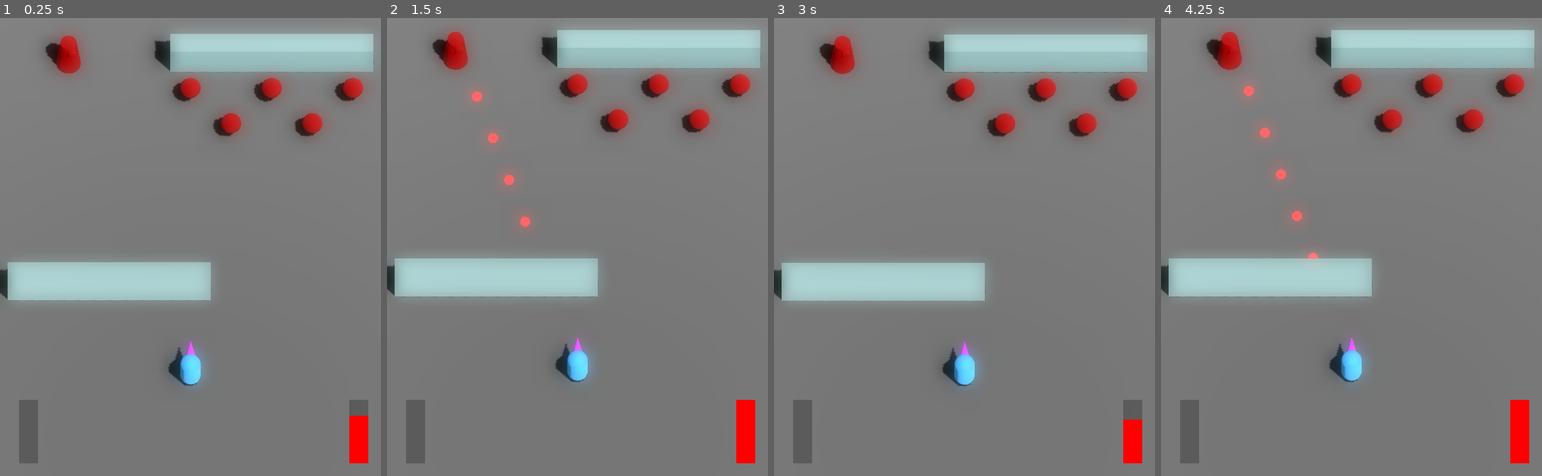
Above: before the commit, frames 1-4 (left to right).
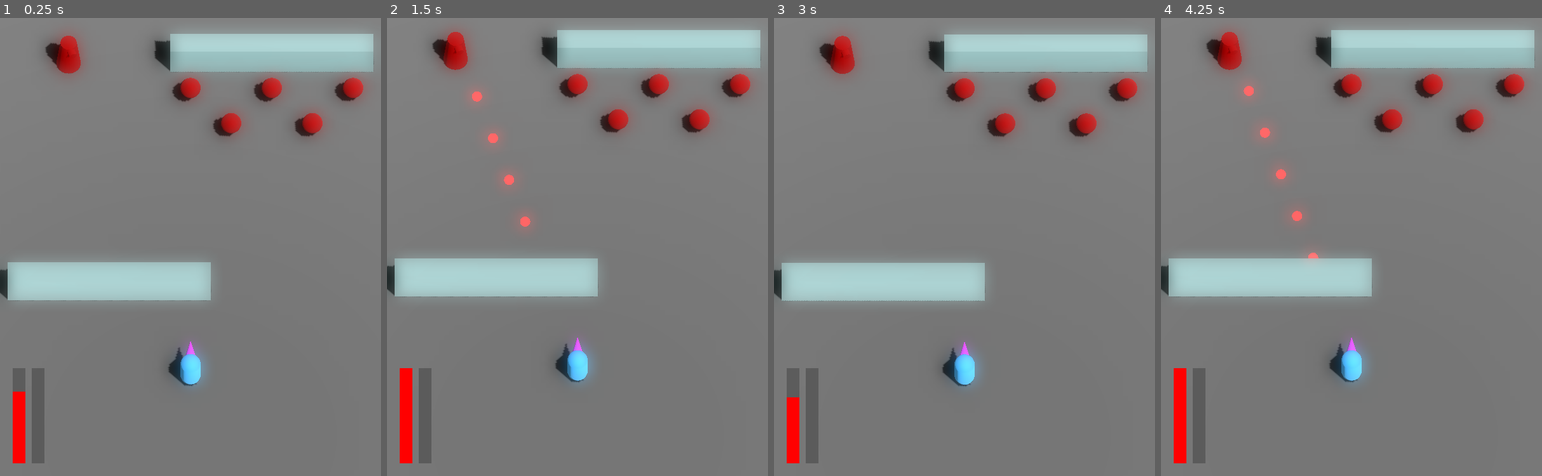
Above: after the commit, the same moments.

Repository: JackEvans24/bullet-absorb
Game: Godot game, scene res://scenes/main.tscn
Same seed, same stepped clock (60 frames per second), same inputs: the game is played once before the commit and once after it.
Inputs:
- Up to frame 1 (0.25 s): no input
- Up to frame 2 (1.5 s): no input
- Up to frame 3 (3 s): tap Enter at 2 s; tap Escape (restart) at 2.75 s
- Up to frame 4 (4.25 s): no input

The runs differ from the first frame. In frame 1, 2.1% of the frame differs, in the area x 3-97%, y 76-98%; in frame 2, 2.1%; in frame 3, 2.1%; in frame 4, 2.1%.

Commit message:
chore: change bar positioning

Diff:
--- a/scenes/hud.tscn
+++ b/scenes/hud.tscn
@@ -11,9 +11,9 @@
 anchors_preset = 3
 anchor_left = 1.0
 anchor_top = 1.0
-offset_left = -50.0
-offset_top = -120.0
-offset_right = -20.0
+offset_left = -580.0
+offset_top = -170.0
+offset_right = -560.0
 offset_bottom = -20.0
 grow_horizontal = 0
 grow_vertical = 0
@@ -22,9 +22,9 @@
 anchors_preset = 3
 anchor_left = 1.0
 anchor_top = 1.0
-offset_left = -570.0
-offset_top = -120.0
-offset_right = -540.0
+offset_left = -550.0
+offset_top = -170.0
+offset_right = -530.0
 offset_bottom = -20.0
 grow_horizontal = 0
 grow_vertical = 0
--- a/scripts/main.gd
+++ b/scripts/main.gd
@@ -14,7 +14,7 @@
 	player.power_count_changed.connect(hud._on_absorb_count_changed)
 	player.died.connect(hud._on_player_died)
 
-	hud.initialise_max_values(player.max_health, 50)
+	hud.initialise_max_values(player.max_health, 20)
 	hud._on_health_changed(player.current_health)
 
 func _input(event: InputEvent):
